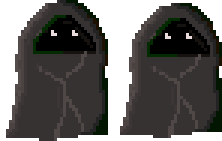
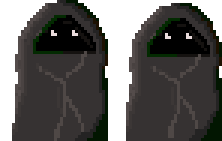
Two versions of the same layered image (222 × 141). Layer-by-layer changes:
painted on "Слой 1 копия" over [120, 117, 222, 141]
painted on "Слой 1" over [6, 105, 108, 141]
